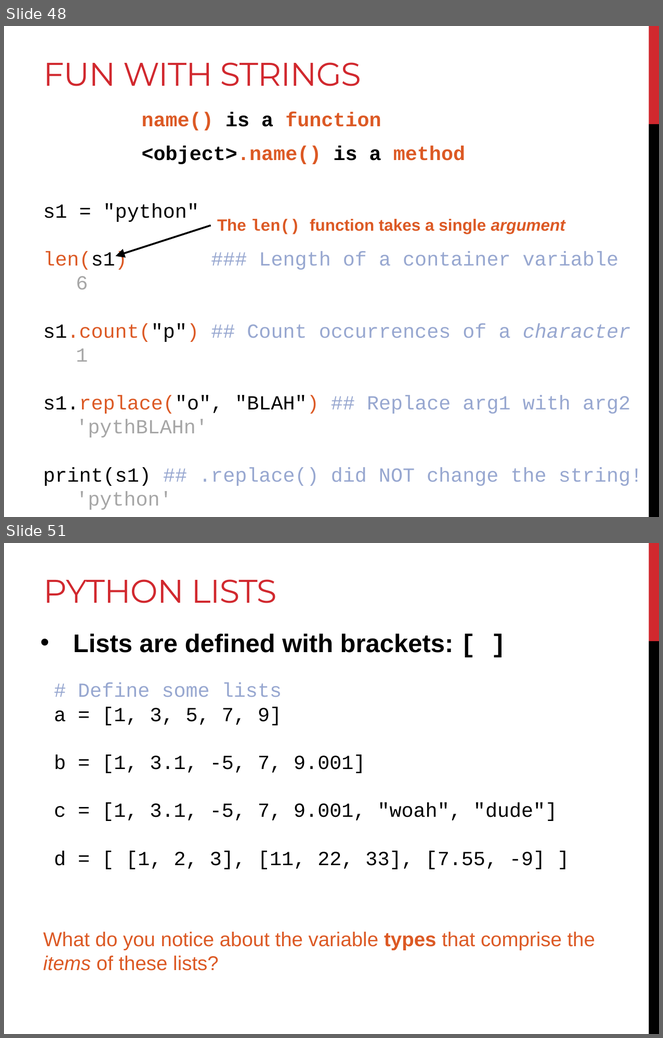
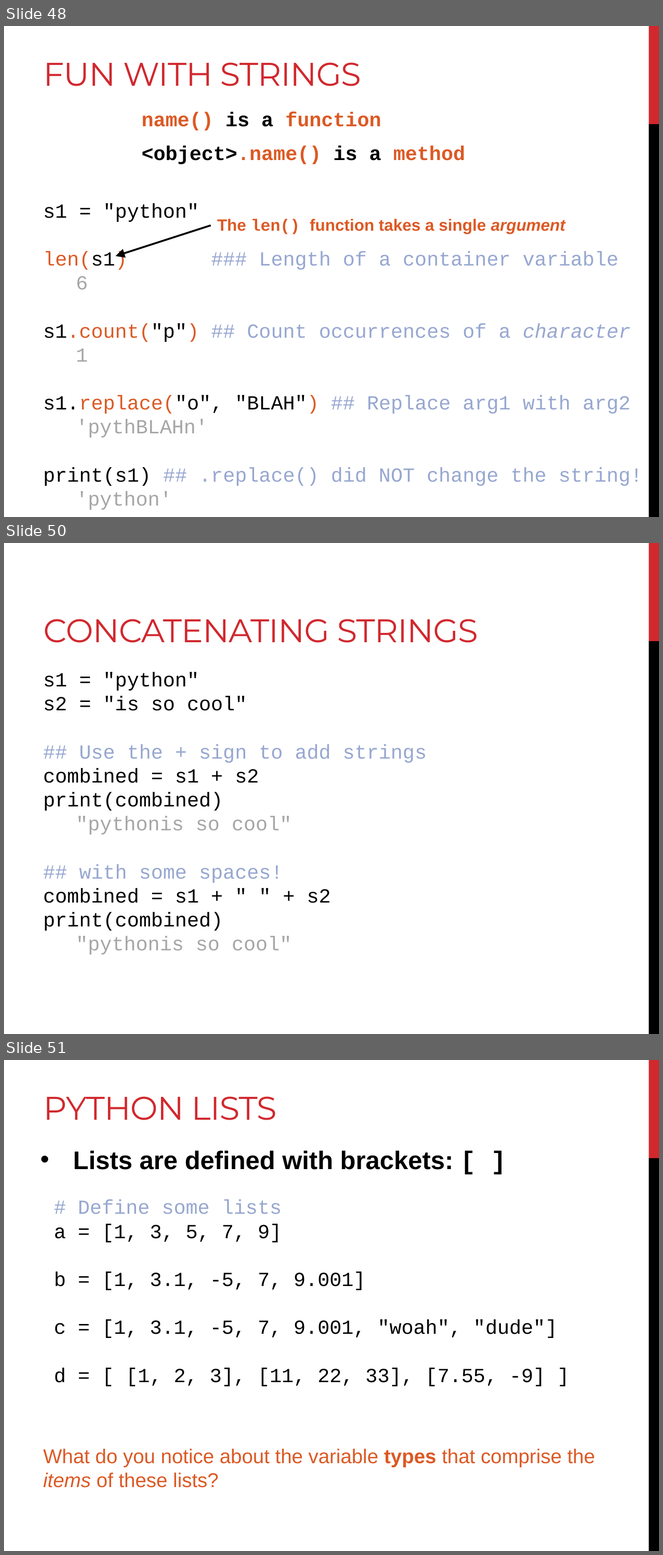
Before and after one commit to sjspielman/bdib2018_python, a slide deck: files/slides/slides_day1.pptx. Shown one above the other, each under a label of ours: slides 48 and 51 before the commit, slides 48, 50 and 51 after it; the slides between them are not shown. The pictures are 663x1038 and 663x1555 pixels, drawn with LibreOffice and Linux fonts; fonts in the diff are those of the drawing. Boxes give left, top, right and bottom in pixels: in the first picture for what was removed or moved away, otherwise in the second. Text is boxed around its words. In the diff, an @@ line names an element or a change of style, - is before the commit and + after.

```diff
--- a/files/slides/slides_day1.pptx
+++ b/files/slides/slides_day1.pptx
@@ slide 50 added at (4,543,659,1034), background #FFFFFF; not listed: 2 template elements that a slide beside it also shows @@
@@ title added at (44,619,478,643), 36 pt, text #D1282E @@
+CONCATENATING STRINGS
@@ text added at (43,672,427,955), 22 pt, text #000000 @@
+s1 = "python"
+s2 = "is so cool"
+## Use the + sign to add strings
+combined = s1 + s2
+print(combined)
+"pythonis so cool"
+## with some spaces!
+combined = s1 + " " + s2
+print(combined)
+"pythonis so cool"
```
Also in this commit, not shown: 1 slide changed, 1 slide removed.
